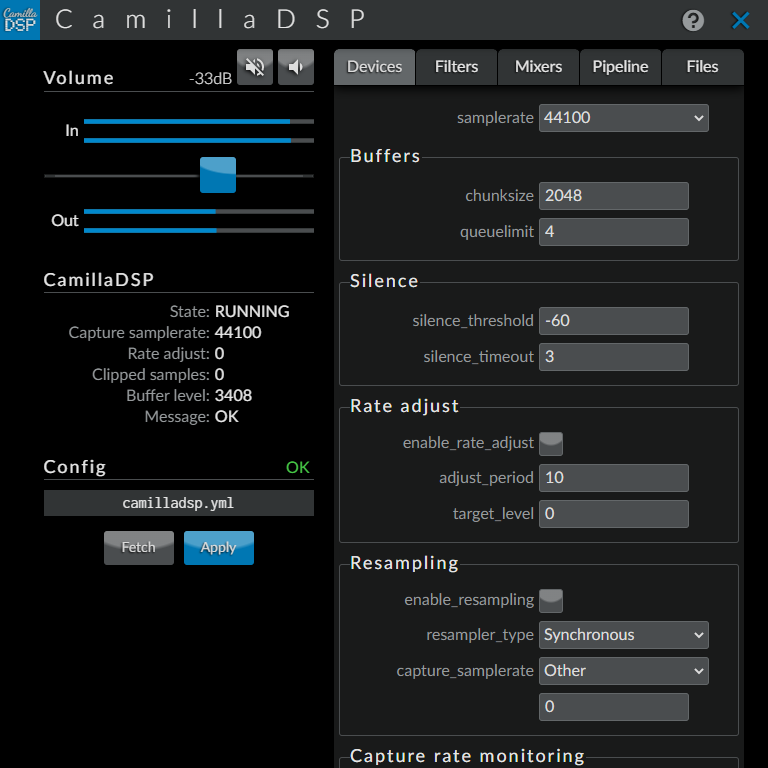
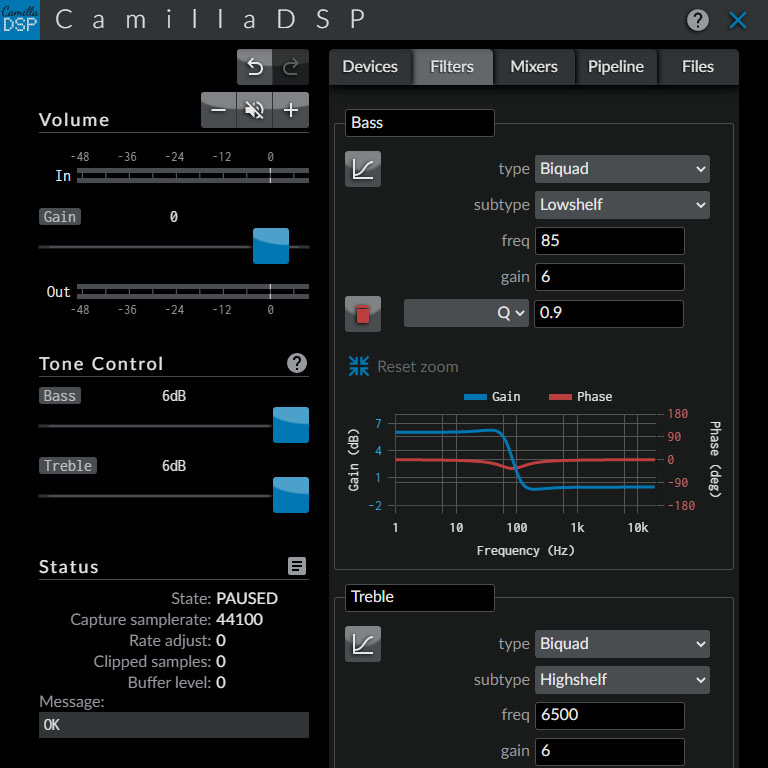
Layers edited between the first and the second w=768, h=768 image:
renamed "Layer 50" to "Layer 51", painted on it over [0,0,752,768]
